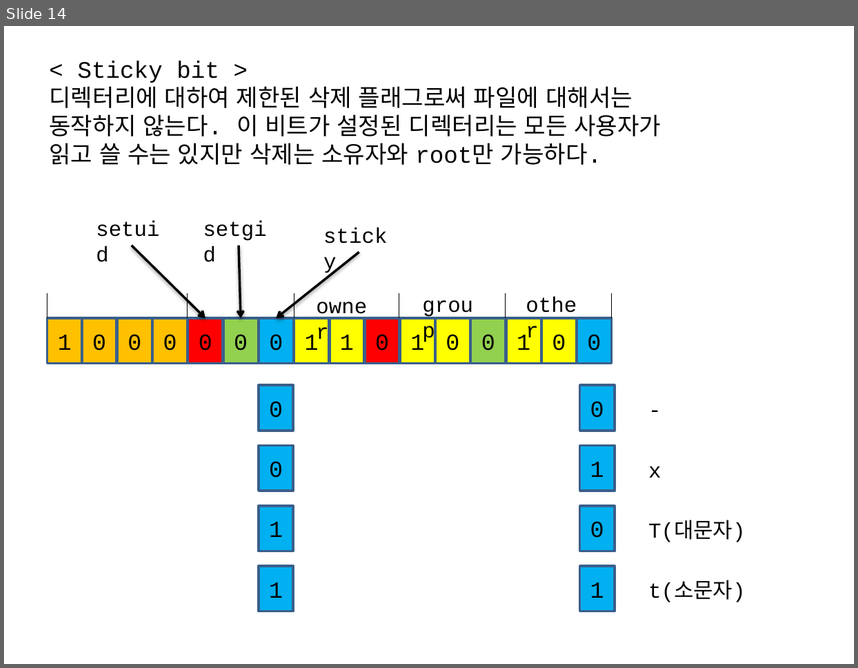
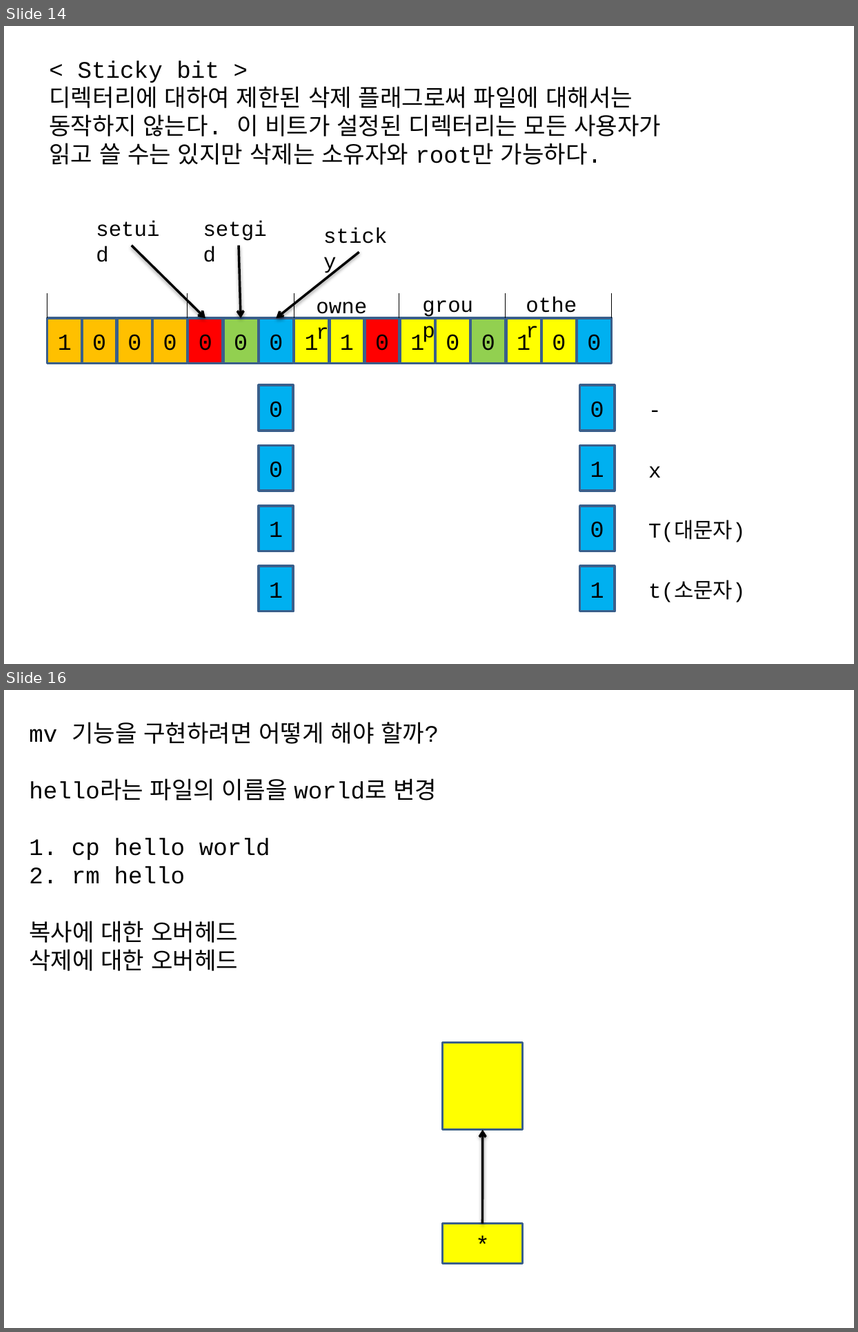
Before and after one commit to yeolmin/practice, a slide deck: 강의자료.pptx. Shown one above the other, each under a label of ours: slide 14 before the commit, slides 14 and 16 after it; the slides between them are not shown. The pictures are 858x668 and 858x1332 pixels, drawn with LibreOffice and Linux fonts; fonts in the diff are those of the drawing. Boxes give left, top, right and bottom in pixels: in the first picture for what was removed or moved away, otherwise in the second. Text is boxed around its words. In the diff, an @@ line names an element or a change of style, - is before the commit and + after.

```diff
--- a/강의자료.pptx
+++ b/강의자료.pptx
@@ slide 16 added at (x1=4, y1=690, x2=854, y2=1328), background #FFFFFF @@
@@ text added at (x1=29, y1=722, x2=439, y2=971), 20 pt, text #000000 @@
+mv 기능을 구현하려면 어떻게 해야 할까?
+hello라는 파일의 이름을 world로 변경
+1. cp hello world
+2. rm hello
+복사에 대한 오버헤드
+삭제에 대한 오버헤드
@@ rectangle added at (x1=443, y1=1042, x2=523, y2=1129), fill #FFFF00, outline #3A5F8C 2 pt @@
@@ arrow added from (483, 1223) to (483, 1130), #000000 2 pt @@
@@ rectangle added at (x1=443, y1=1223, x2=523, y2=1263), fill #FFFF00, outline #3A5F8C 2 pt, 20 pt, text #000000 @@
+*
```
Also in this commit, not shown: 1 slide changed, 6 other slides added, 12 other files.
